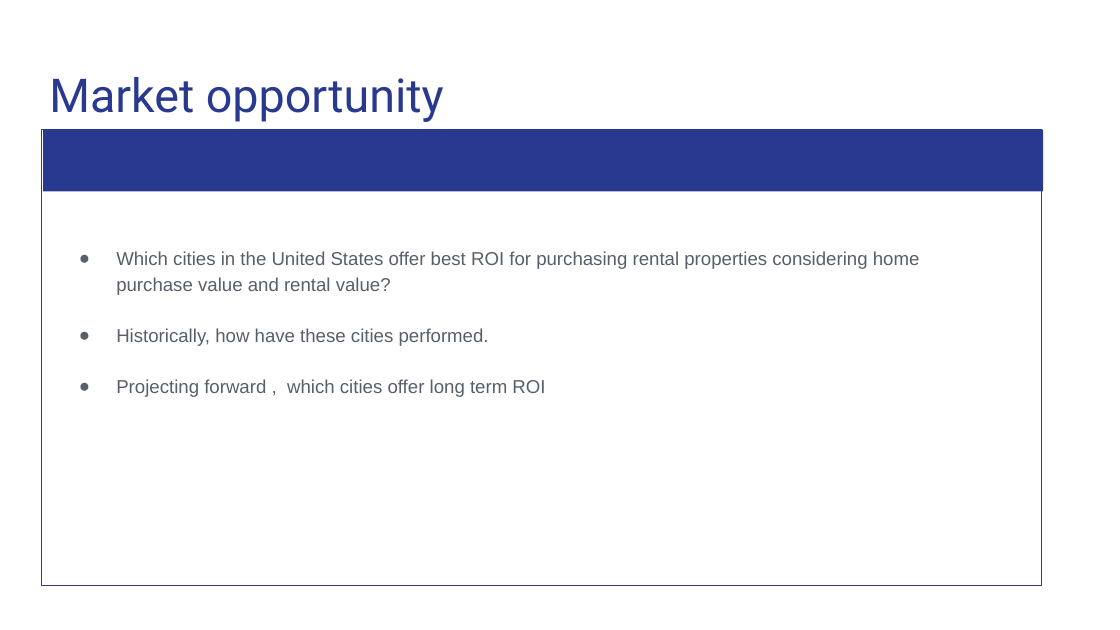
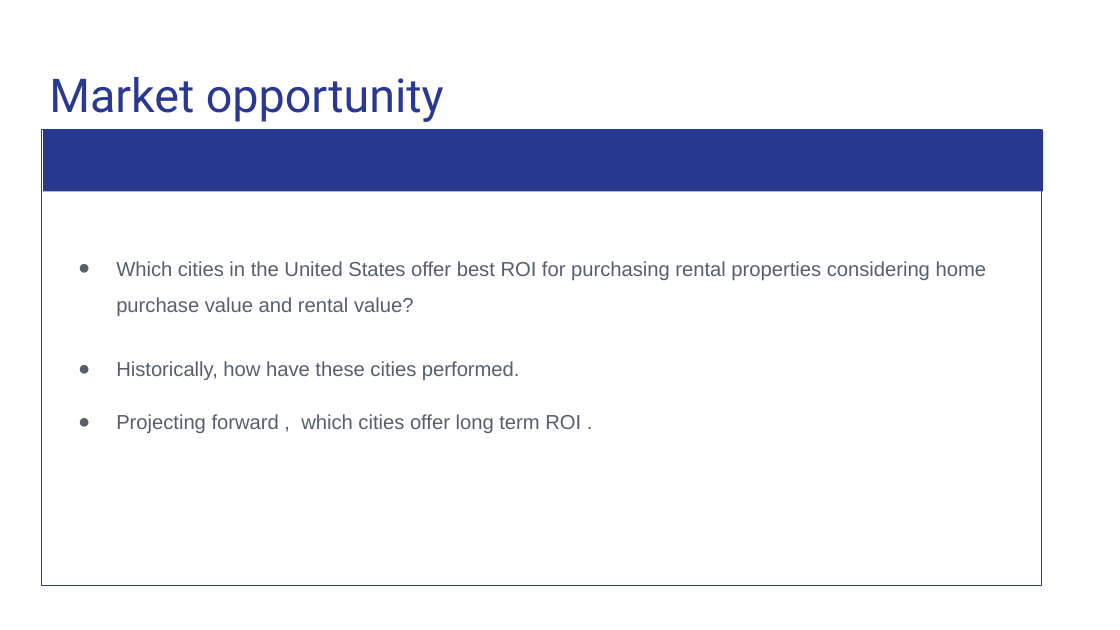
Before and after one commit to quizh001/Project-One, a slide deck: slide 2 of Case study.pptx. Drawn at 1120x630 pixels with LibreOffice and Linux fonts; fonts in the diff are those of the drawing. Boxes give left, top, right and bottom in pixels: in the first picture for what was removed or moved away, otherwise in the second. Text is boxed around its words. In the diff, an @@ line names an element or a change of style, - is before the commit and + after.

```diff
--- a/Case study.pptx
+++ b/Case study.pptx
@@ text at [116, 261, 986, 380]: size 12 to 13 pt in "Which cities in the United States offer ...", "Historically, how have these cities performed."; indent changed; line spacing 1.15 to 1.5 @@
@@ text at [116, 414, 581, 433]: text changed; size 12 to 13 pt @@
-● Projecting forward , which cities offer long term ROI
+● Projecting forward , which cities offer long term ROI .
```
Also in this commit, not shown: 2 other slides changed, 2 slides added, 2 slides removed.
